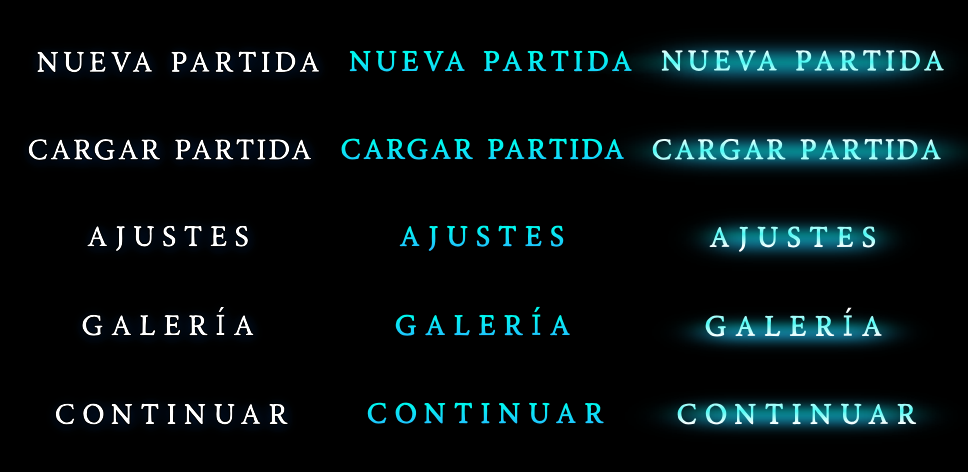
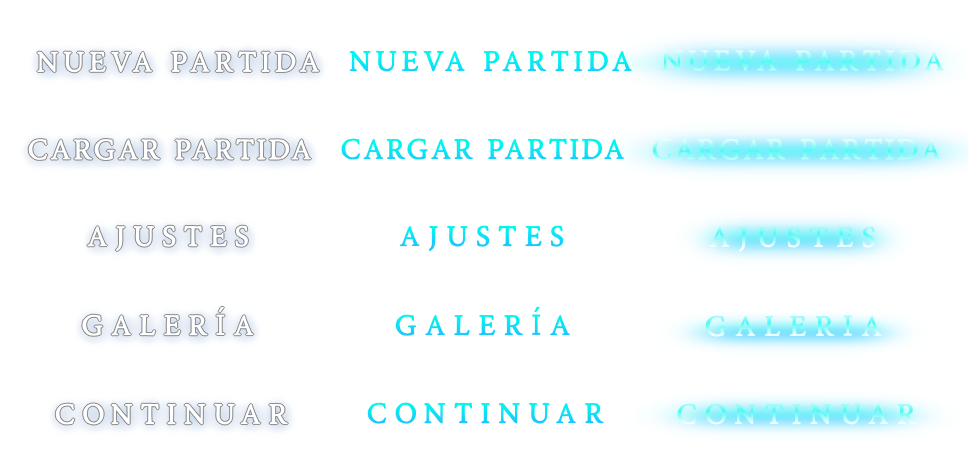
Comparing the layer stacks of the two 968 × 472 images. Changes:
painted on "Gradient" (1st of 10, in "Continuar" › "Controls - hover") over [0, 126, 641, 472]
painted on "Gradient" (3rd of 10, in "Galería" › "Controls - hover") over [0, 62, 705, 446]
painted on "Gradient" (4th of 10, in "Galería" › "Controls - glow" › "Group 2") over [487, 143, 968, 399]
painted on "Gradient" (5th of 10, in "ajustes" › "Controls - hover") over [0, 0, 705, 318]
painted on "Gradient" (6th of 10, in "ajustes" › "Controls - glow" › "Group 2") over [487, 79, 968, 271]
painted on "Glow" (9th of 15, in "ajustes" › "Controls - glow") over [639, 189, 959, 317]
painted on "Gradient" (7th of 10, in "Cargar partida" › "Controls - hover") over [1, 0, 705, 254]
painted on "Gradient" (8th of 10, in "Cargar partida" › "Controls - glow" › "Group 2") over [487, 15, 968, 207]
painted on "Gradient" (9th of 10, in "Nueva partida" › "Controls - hover") over [1, 0, 705, 126]
painted on "Gradient" (10th of 10, in "Nueva partida" › "Controls - glow" › "Group 2") over [487, 0, 968, 79]
hid "Capa de pintura 4", painted on it over [0, 0, 968, 472]
